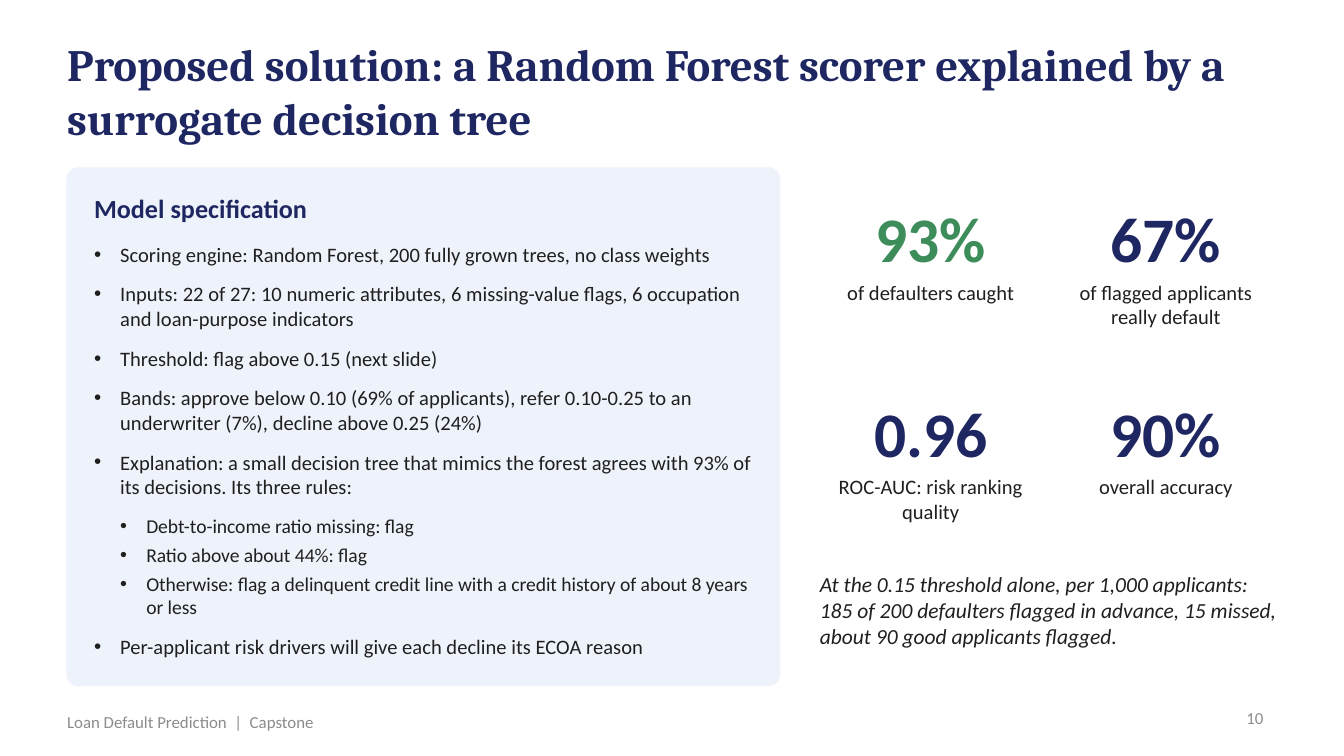
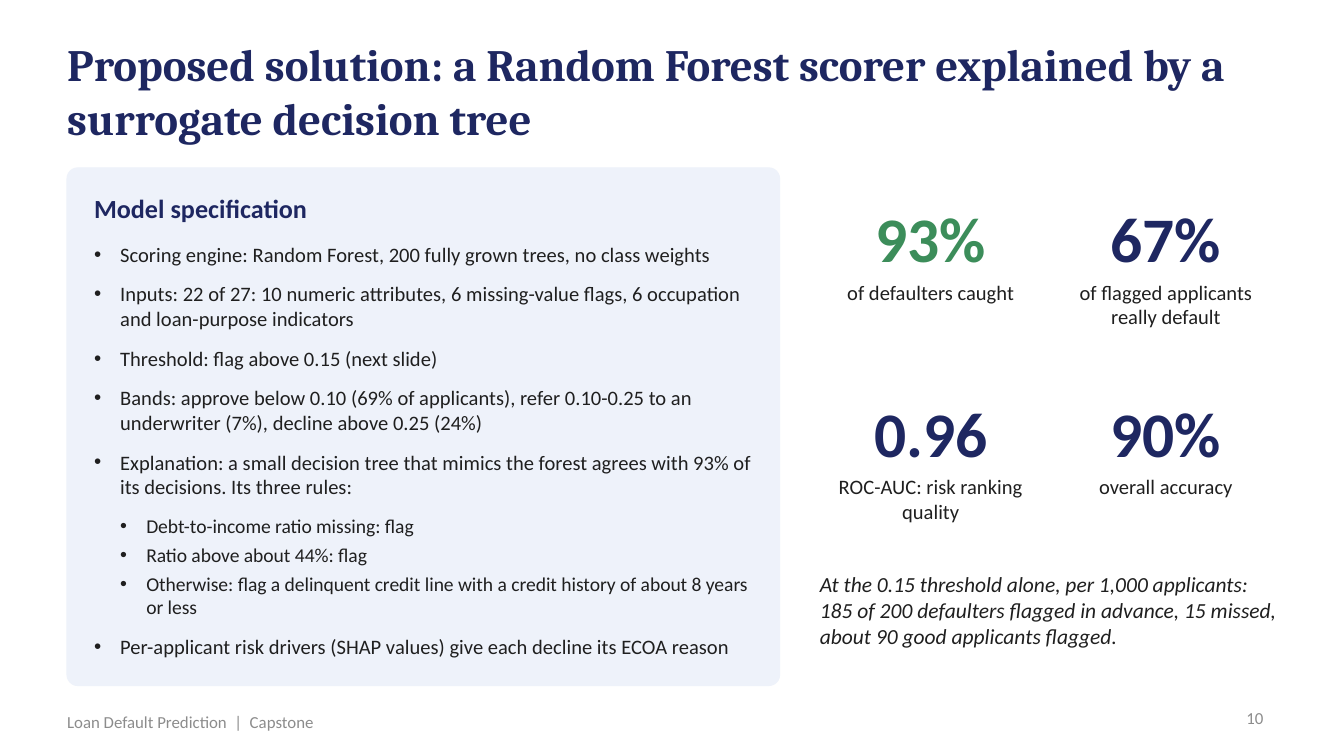
Before and after one commit to shubham1891/Personal-code, a slide deck: slide 10 of presentation/Loan_Default_Prediction_Presentation.pptx. Drawn at 1344x756 pixels with LibreOffice and Linux fonts; fonts in the diff are those of the drawing. Boxes give left, top, right and bottom in pixels: in the first picture for what was removed or moved away, otherwise in the second. Text is boxed around its words. In the diff, an @@ line names an element or a change of style, - is before the commit and + after.

```diff
--- a/presentation/Loan_Default_Prediction_Presentation.pptx
+++ b/presentation/Loan_Default_Prediction_Presentation.pptx
@@ text at (x1=120, y1=639, x2=729, y2=658): text changed @@
-• Per-applicant risk drivers will give each decline its ECOA reason
+• Per-applicant risk drivers (SHAP values) give each decline its ECOA reason
```
Also in this commit, not shown: 3 other slides changed, 1 slide added, 14 other files.
